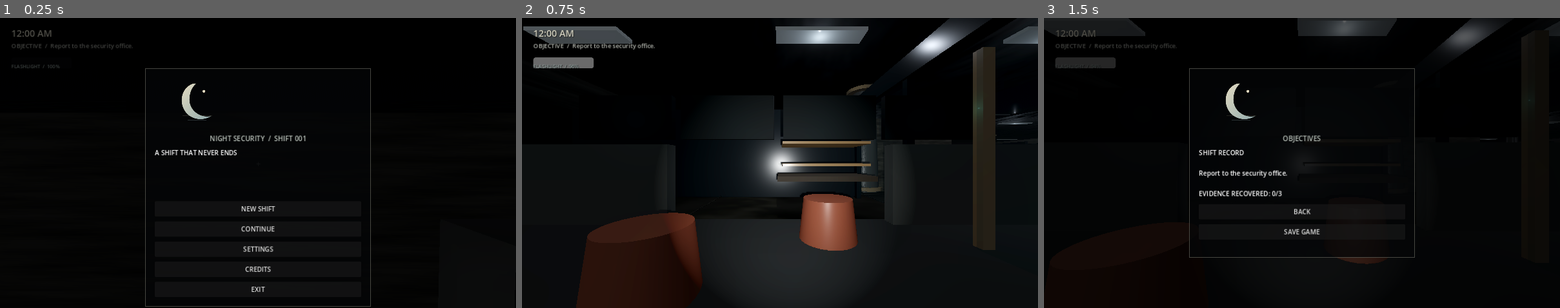
Above: before the commit, frames 1-3 (left to right).
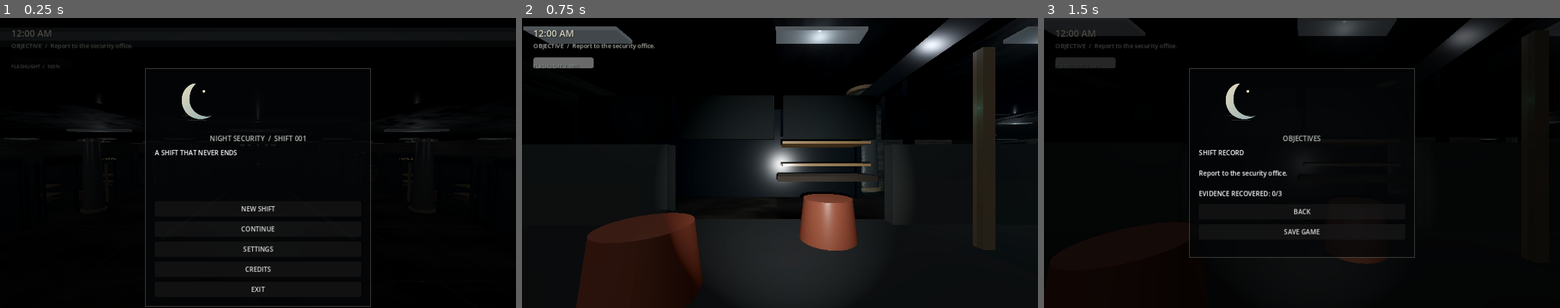
Above: after the commit, the same moments.

Repository: dontcare-dev/AFTER-HOURS
Game: Godot game, scene res://scenes/main.tscn
The game is run twice, just before and just after one commit, with the same random seed, the same clock (stepped at 60 frames per second) and the same inputs.
Inputs (mouse positions are in pixels of both pictures, inside the frame that each line leads up to):
- Up to frame 1 (0.25 s): no input
- Up to frame 2 (0.75 s): click "NEW SHIFT" at 0.5 s
- Up to frame 3 (1.5 s): tap Enter (objectives) at 1.25 s; move the mouse to (1327, 163) at 1.27 s; hold W (move_forward) from 1.28 s (still down); hold E (interact) from 1.28 s (still down)

The runs differ from the first frame. In frame 1, 0.5% of the frame differs, in the area x 2-98%, y 28-49%; in frame 2, nothing differs; in frame 3, nothing differs.

Commit message:
Frame title camera inside the expanded mall atrium

Diff:
--- a/scripts/game.gd
+++ b/scripts/game.gd
@@ -476,10 +476,10 @@
 func build_menu_camera():
 	menu_camera = Camera3D.new()
 	menu_camera.name = "TitleCamera"
-	menu_camera.position = Vector3(0, 4.8, 35 * WORLD_SCALE)
+	menu_camera.position = Vector3(0, 5.0, 17 * WORLD_SCALE)
 	menu_camera.fov = 58.0
 	add_child(menu_camera)
-	menu_camera.look_at(Vector3(0, 2.5, -12 * WORLD_SCALE), Vector3.UP)
+	menu_camera.look_at(Vector3(0, 2.5, -14 * WORLD_SCALE), Vector3.UP)
 
 func build_haunting():
 	haunting = Node3D.new()
